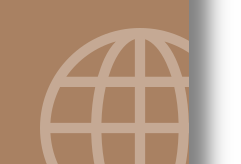
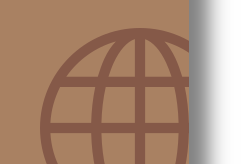
Before/after of a 241x164 layered artwork. What changed in the layer stack:
painted on "internet #1" over (x1=40, y1=28, x2=189, y2=164)
